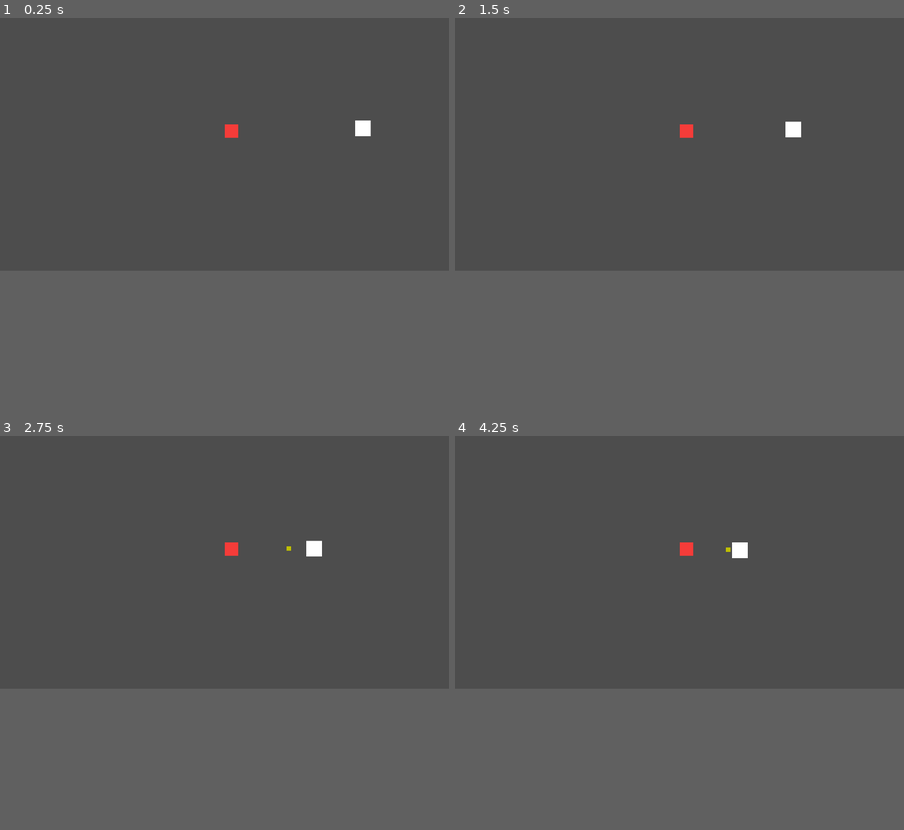
Above: before the commit, frames 1-4 (two rows, left to right).
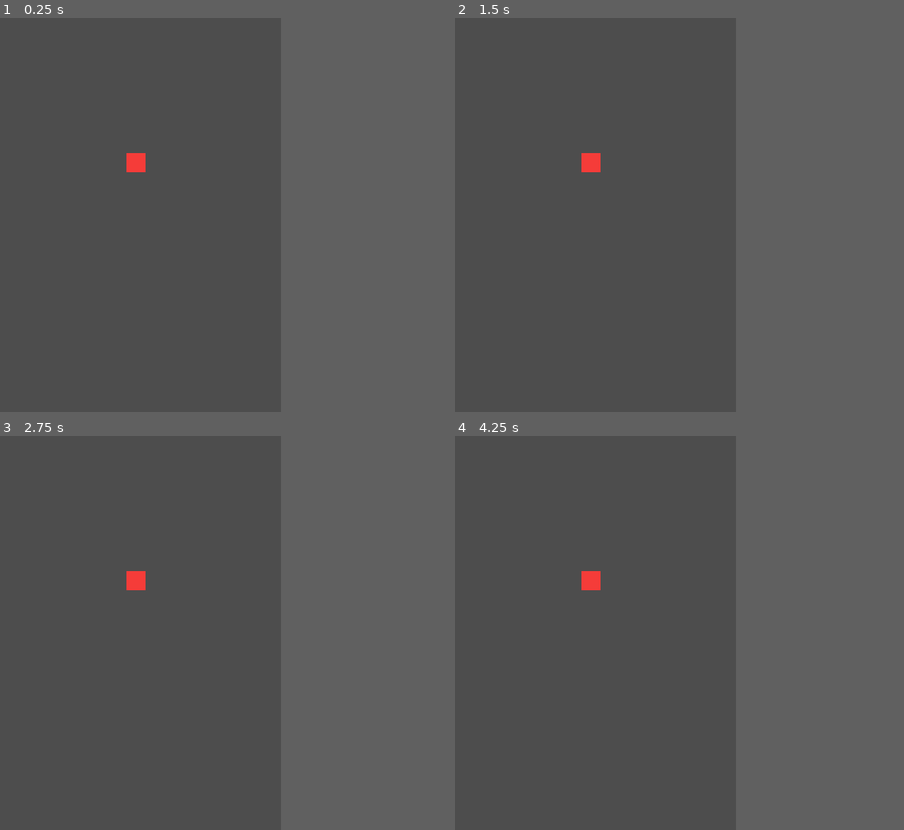
Above: after the commit, the same moments.

Repository: MauroCastro1705/mini_auto_battler
Game: Godot game, scene res://test/test-scene.tscn
Same seed, same stepped clock (60 frames per second), same inputs: the game is played once before the commit and once after it. The project has no main scene, so this scene is started directly.
Inputs (mouse positions are in pixels of both pictures, inside the frame that each line leads up to):
- Up to frame 1 (0.25 s): no input
- Up to frame 2 (1.5 s): tap Enter at 0.5 s; move the mouse to (778, 132) at 0.52 s; hold Up (ui_up) 0.53-1.25 s; tap O at 0.6 s; click (778, 132) at 0.67 s; tap Space (ui_select) at 0.77, 1.25 s; drag from (589, 155) to (688, 132) at 1.27 s
- Up to frame 3 (2.75 s): move the mouse to (269, 506) at 2.02 s; hold Up (ui_up) from 2.03 s (still down); tap Shift at 2.1 s
- Up to frame 4 (4.25 s): release Up (ui_up) at 2.75 s; drag from (657, 613) to (688, 550) at 2.77 s; move the mouse to (814, 601) at 3.52 s; hold Down (ui_down) from 3.53 s (still down); tap O at 3.6 s; tap Space (ui_select) at 3.77 s
In our replay, the window is 799x449 before the commit and 500x700 after it. These sizes can differ from the game's own. Grey fills any space a smaller window leaves; there, only what the larger window draws over its background counts as a difference.

The runs differ from the first frame. In frame 1, 0.4% of the frame differs, in the area x 28-83%, y 26-40%; in frame 2, 0.4%; in frame 3, 0.5%; in frame 4, 0.5%, in the area x 28-66%, y 27-40%.

Commit message:
asd

Diff:
--- a/autoloads/Global.gd
+++ b/autoloads/Global.gd
@@ -4,7 +4,7 @@
 
 var xp:int = 0
 var level:int = 1
-
+var player:Node = null
 
 #BULLET
 var bullet_dmg:int = 1
--- a/character/player.gd
+++ b/character/player.gd
@@ -8,6 +8,10 @@
 
 var shoot_cooldown := 0.8
 var time_since_shot := 0.0
+
+func _ready():
+	Global.player = self
+
 
 func _process(delta):
 	time_since_shot += delta
--- a/character/player.tscn
+++ b/character/player.tscn
@@ -1,7 +1,7 @@
 [gd_scene load_steps=5 format=3 uid="uid://cfoeue187p1kd"]
 
 [ext_resource type="Script" uid="uid://ceoyvg1jautwm" path="res://character/player.gd" id="1_2orxn"]
-[ext_resource type="PackedScene" uid="uid://c8x4ucao8pxl0" path="res://managers/BulletPool.tscn" id="2_monf5"]
+[ext_resource type="PackedScene" uid="uid://c8x4ucao8pxl0" path="res://managers/bulletPool/BulletPool.tscn" id="2_monf5"]
 
 [sub_resource type="CircleShape2D" id="CircleShape2D_8e4qx"]
 radius = 16.0312
--- a/enemies/enemigo_1.gd
+++ b/enemies/enemigo_1.gd
@@ -1,24 +1,39 @@
 extends CharacterBody2D
 # Parámetros de movimiento
 @export var speed: float = 50.0
-@onready var focal_point: Marker2D = $"../focal_point"
-var life:int = 3
+@export var max_hp:float = 3.0
+var hp:float = 3.0
+var active = false
 
 func _ready():
 	add_to_group("enemigos")
-	go_to_center()
 
-func _physics_process(_delta):
-	move_and_slide()
 
-func go_to_center():
-	var target = focal_point.global_position
-	var direction = (target - global_position).normalized()
-	velocity = direction * speed
+func _process(delta):
+	if not active:
+		return
+
+	if Global.player and is_instance_valid(Global.player):
+		var dir = (Global.player.global_position - global_position).normalized()
+		velocity = dir * speed
+		move_and_slide()
+
+
+func activate(spawn_position: Vector2):
+	global_position = spawn_position
+	hp = max_hp
+	active = true
+	show()
+	set_process(true)
+
+func deactivate():
+	active = false
+	hide()
+	set_process(false)
 
 func take_damage(damage:int):
-	life -= damage
-	if life <= 0:
+	hp -= damage
+	if hp <= 0:
 		die()
 
 func die():
--- a/managers/BulletPool.tscn
+++ b/managers/bulletPool/BulletPool.tscn
@@ -1,6 +1,6 @@
 [gd_scene load_steps=3 format=3 uid="uid://c8x4ucao8pxl0"]
 
-[ext_resource type="Script" uid="uid://dhuj8emws6qg3" path="res://managers/bullet_pool.gd" id="1_f3iti"]
+[ext_resource type="Script" uid="uid://dhuj8emws6qg3" path="res://managers/bulletPool/bullet_pool.gd" id="1_f3iti"]
 [ext_resource type="PackedScene" uid="uid://drkv304xf07bc" path="res://proyectiles/basic_bullet.tscn" id="2_frpx6"]
 
 [node name="BulletPool" type="Node"]
--- /dev/null
+++ b/managers/enemy_pool/enemy_pool.gd
@@ -0,0 +1,29 @@
+extends Node
+class_name EnemyPool
+
+@export var enemy_scene: PackedScene
+@export var pool_size := 50
+
+var pool: Array[Node] = []
+
+func _ready():
+	for i in pool_size:
+		var enemy = enemy_scene.instantiate()
+		enemy.hide()
+		enemy.set_process(false)
+		enemy.active = false # custom flag in Enemy.gd
+		add_child(enemy)
+		pool.append(enemy)
+
+func get_enemy() -> Node:
+	for enemy in pool:
+		if is_instance_valid(enemy) and not enemy.active:
+			return enemy
+	# Expand pool if needed
+	var enemy = enemy_scene.instantiate()
+	enemy.hide()
+	enemy.set_process(false)
+	enemy.active = false
+	add_child(enemy)
+	pool.append(enemy)
+	return enemy
--- /dev/null
+++ b/managers/enemy_pool/enemy_pool.tscn
@@ -0,0 +1,8 @@
+[gd_scene load_steps=3 format=3 uid="uid://bvjn1n354h5vr"]
+
+[ext_resource type="Script" uid="uid://cqlni0b52ggsg" path="res://managers/enemy_pool/enemy_pool.gd" id="1_eyr4k"]
+[ext_resource type="PackedScene" uid="uid://oeppwgem6t1w" path="res://enemies/enemigo_1.tscn" id="2_nxtno"]
+
+[node name="EnemyPool" type="Node"]
+script = ExtResource("1_eyr4k")
+enemy_scene = ExtResource("2_nxtno")
--- /dev/null
+++ b/managers/enemy_spawner/enemy_spawner.gd
@@ -0,0 +1,22 @@
+extends Node
+
+@onready var enemy_pool: EnemyPool = $EnemyPool
+
+@export var spawn_rate := 5.0
+@export var spawn_radius := 50.0
+
+
+func _ready():
+	var timer = Timer.new()
+	timer.wait_time = spawn_rate
+	timer.autostart = true
+	timer.timeout.connect(spawn_enemy)
+	add_child(timer)
+
+func spawn_enemy():
+	var player_pos = Global.player.global_position
+	var angle = randf() * TAU
+	var spawn_pos = player_pos + Vector2.RIGHT.rotated(angle) * spawn_radius
+
+	var enemy = enemy_pool.get_enemy()
+	enemy.activate(spawn_pos)
--- /dev/null
+++ b/managers/enemy_spawner/enemy_spawner.tscn
@@ -0,0 +1,9 @@
+[gd_scene load_steps=3 format=3 uid="uid://veon0exi0utd"]
+
+[ext_resource type="Script" uid="uid://d0c26hbdtb7cs" path="res://managers/enemy_spawner/enemy_spawner.gd" id="1_qxjv0"]
+[ext_resource type="PackedScene" uid="uid://bvjn1n354h5vr" path="res://managers/enemy_pool/enemy_pool.tscn" id="2_alqf2"]
+
+[node name="EnemySpawner" type="Node"]
+script = ExtResource("1_qxjv0")
+
+[node name="EnemyPool" parent="." instance=ExtResource("2_alqf2")]
--- a/managers/GameManager.tscn
+++ b/managers/game_manager/GameManager.tscn
@@ -1,6 +1,6 @@
 [gd_scene load_steps=2 format=3 uid="uid://bgwxgv22osxkb"]
 
-[ext_resource type="Script" uid="uid://dsyw1hqkubys5" path="res://managers/game_manager.gd" id="1_yhoon"]
+[ext_resource type="Script" uid="uid://dsyw1hqkubys5" path="res://managers/game_manager/game_manager.gd" id="1_yhoon"]
 
 [node name="GameManager" type="Node"]
 script = ExtResource("1_yhoon")
--- a/project.godot
+++ b/project.godot
@@ -17,6 +17,11 @@
 [autoload]
 
 Global="*res://autoloads/Global.gd"
+
+[display]
+
+window/size/viewport_width=500
+window/size/viewport_height=700
 
 [editor_plugins]
 
--- a/test/test-scene.tscn
+++ b/test/test-scene.tscn
@@ -1,18 +1,17 @@
 [gd_scene load_steps=4 format=3 uid="uid://cauvt5eegmfco"]
 
 [ext_resource type="PackedScene" uid="uid://cfoeue187p1kd" path="res://character/player.tscn" id="1_5d1lj"]
-[ext_resource type="PackedScene" uid="uid://oeppwgem6t1w" path="res://enemies/enemigo_1.tscn" id="2_ad8ri"]
-[ext_resource type="PackedScene" uid="uid://bgwxgv22osxkb" path="res://managers/GameManager.tscn" id="3_ad8ri"]
+[ext_resource type="PackedScene" uid="uid://bgwxgv22osxkb" path="res://managers/game_manager/GameManager.tscn" id="3_ad8ri"]
+[ext_resource type="PackedScene" uid="uid://veon0exi0utd" path="res://managers/enemy_spawner/enemy_spawner.tscn" id="4_kvgnx"]
 
 [node name="Test-scene" type="Node2D"]
 
 [node name="Player" parent="." instance=ExtResource("1_5d1lj")]
-position = Vector2(594, 290)
-
-[node name="Enemigo1" parent="." instance=ExtResource("2_ad8ri")]
-position = Vector2(942, 282)
+position = Vector2(242, 257)
 
 [node name="focal_point" type="Marker2D" parent="."]
-position = Vector2(600, 300)
+position = Vector2(257, 261)
 
 [node name="GameManager" parent="." instance=ExtResource("3_ad8ri")]
+
+[node name="EnemySpawner" parent="." instance=ExtResource("4_kvgnx")]
Renamed: managers/bullet_pool.gd -> managers/bulletPool/bullet_pool.gd
Renamed: managers/bullet_pool.gd.uid -> managers/bulletPool/bullet_pool.gd.uid
Not shown, added: managers/enemy_pool/enemy_pool.gd.uid
Not shown, added: managers/enemy_spawner/enemy_spawner.gd.uid
Renamed: managers/game_manager.gd -> managers/game_manager/game_manager.gd
Renamed: managers/game_manager.gd.uid -> managers/game_manager/game_manager.gd.uid
